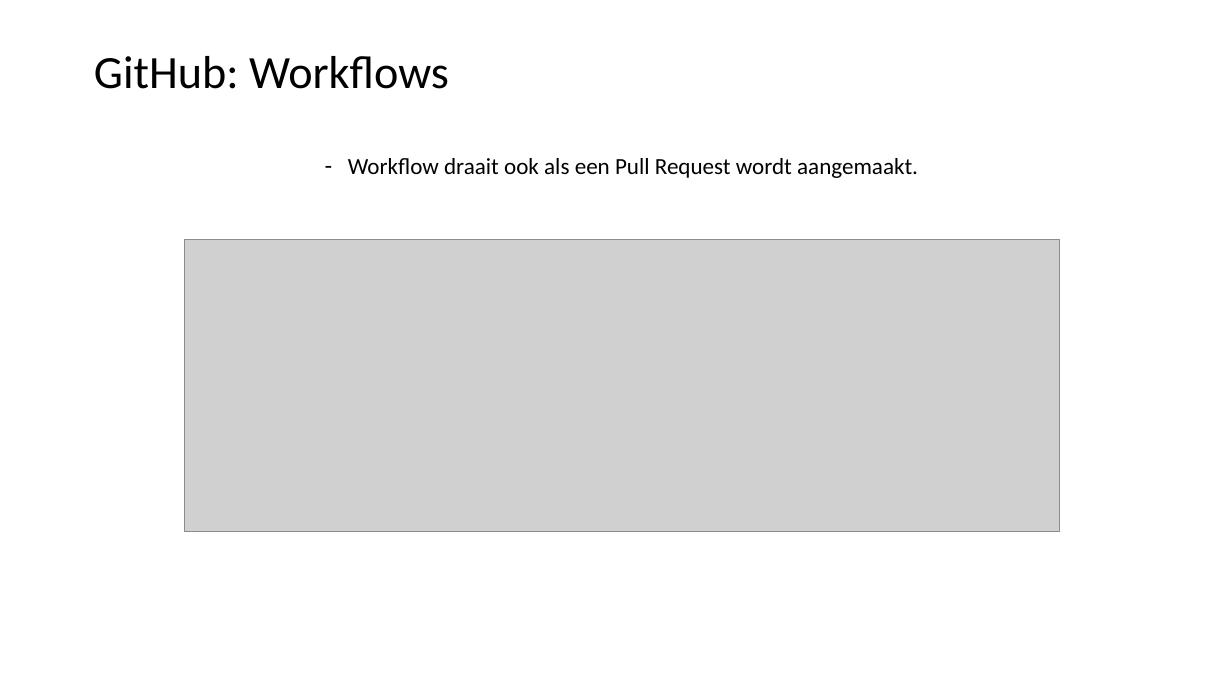
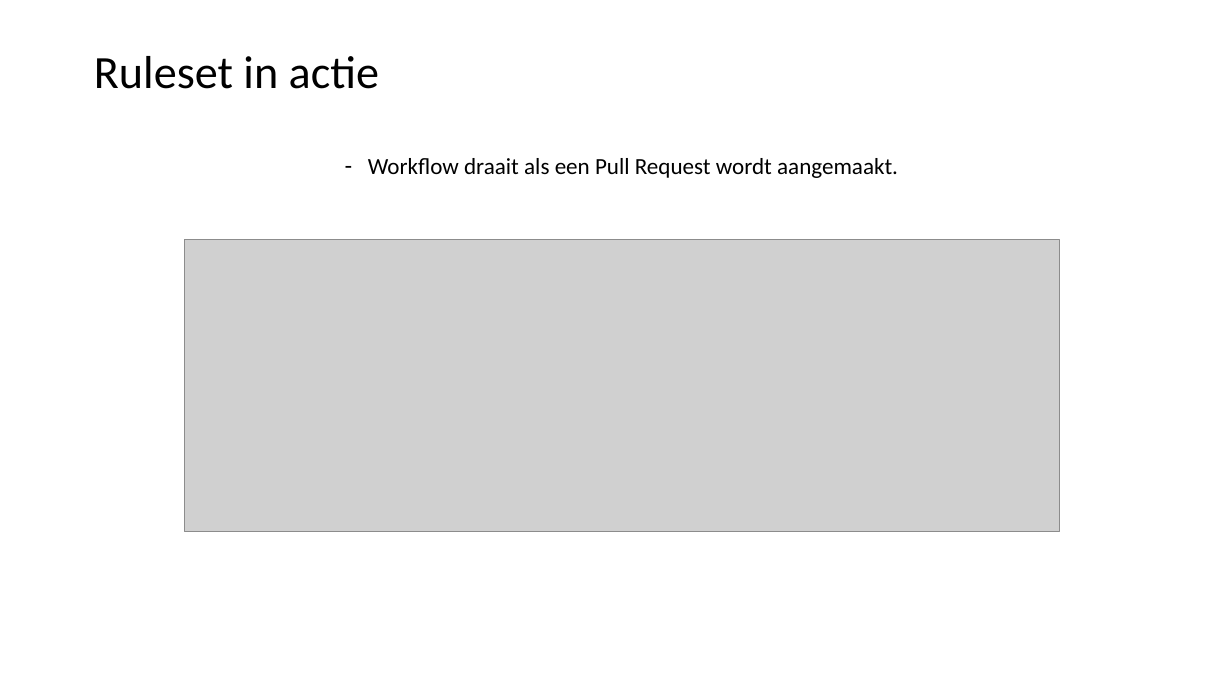
Before and after one commit to LFKoning/knowledge-sharing, a slide deck: slide 35 of git_course/2_collaboration/git_collaboration.pptx (slide 39 before the commit). Drawn at 1232x693 pixels with LibreOffice and Linux fonts; fonts in the diff are those of the drawing; grey boxes stand for pictures. Boxes give left, top, right and bottom in pixels: in the first picture for what was removed or moved away, otherwise in the second. Text is boxed around its words. In the diff, an @@ line names an element or a change of style, - is before the commit and + after.

```diff
--- a/git_course/2_collaboration/git_collaboration.pptx
+++ b/git_course/2_collaboration/git_collaboration.pptx
@@ title at [94, 56, 379, 89]: text changed @@
-GitHub: Workflows
+Ruleset in actie
@@ text at [368, 158, 898, 178]: text changed @@
-– Workflow draait ook als een Pull Request wordt aangemaakt.
+– Workflow draait als een Pull Request wordt aangemaakt.
```
Also in this commit, not shown: 48 other slides changed, 7 slides added, 4 slides removed, 2 other files.
